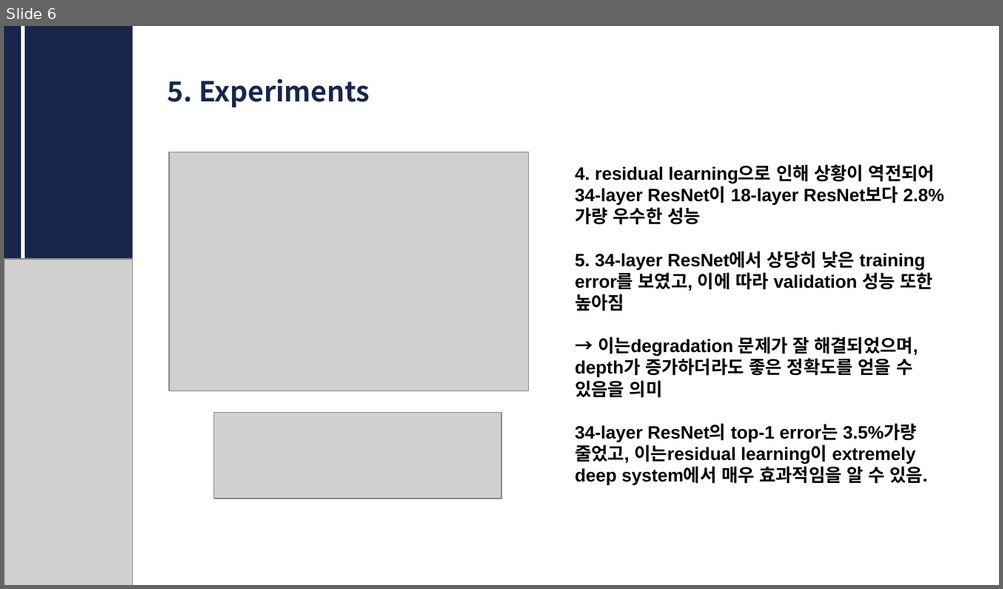
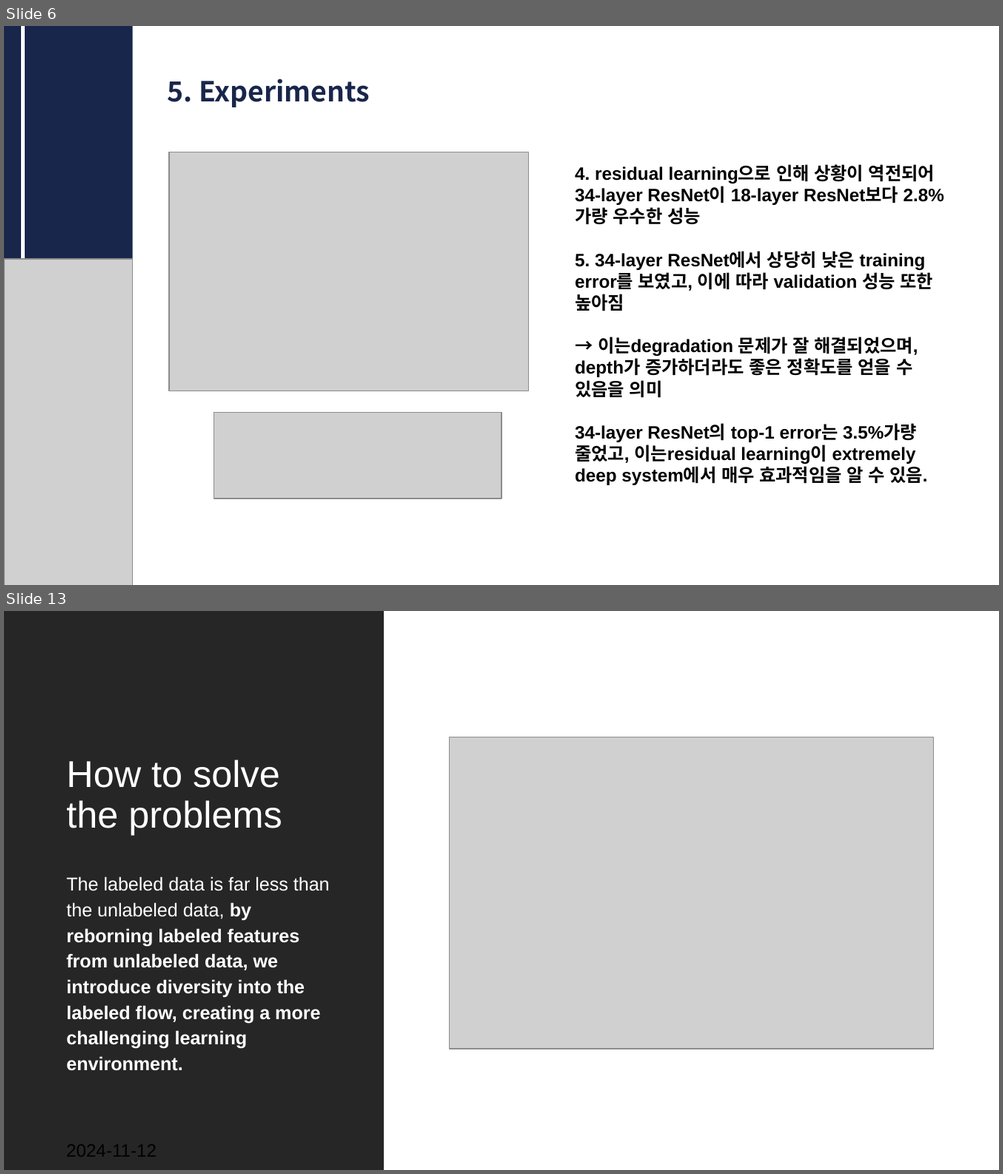
Before and after one commit to CUAI-CAU/2024-2_Study_CVReading_Team2, a slide deck: cv resnet.pptx. Shown one above the other, each under a label of ours: slide 6 before the commit, slides 6 and 13 after it; the slides between them are not shown. The pictures are 1003x589 and 1003x1174 pixels, drawn with LibreOffice and Linux fonts; fonts in the diff are those of the drawing; grey boxes stand for pictures. Boxes give left, top, right and bottom in pixels: in the first picture for what was removed or moved away, otherwise in the second. Text is boxed around its words. In the diff, an @@ line names an element or a change of style, - is before the commit and + after.

```diff
--- a/cv resnet.pptx
+++ b/cv resnet.pptx
@@ slide 13 added at box(4, 611, 999, 1170), background #FFFFFF @@
@@ rectangle added at box(4, 611, 384, 1170), fill #262626 @@
@@ picture added at box(449, 738, 933, 1050) @@
@@ title added at box(66, 760, 282, 834), 27 pt, text #FFFFFF @@
+How to solve the problems
@@ text added at box(66, 877, 330, 1071), 13.5 pt, text #FFFFFF, bold @@
+The labeled data is far less than the unlabeled data, by reborning labeled features from unlabeled data, we introduce diversity into the labeled flow, creating a more challenging learning environment.
@@ text added at box(66, 1142, 156, 1162), 12.9 pt, text #000000 @@
+2024-11-12
```
Also in this commit, not shown: 12 other slides added.
